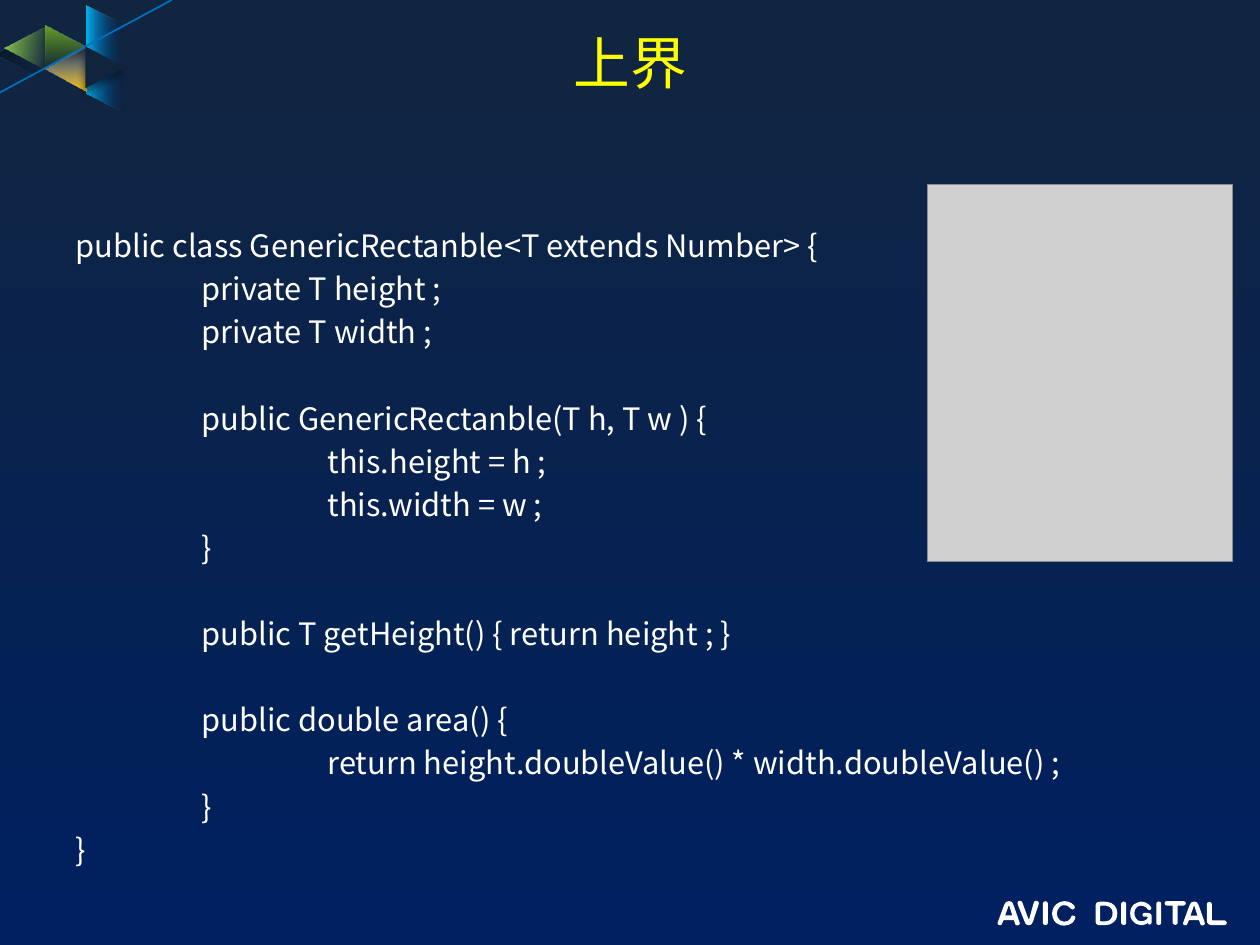
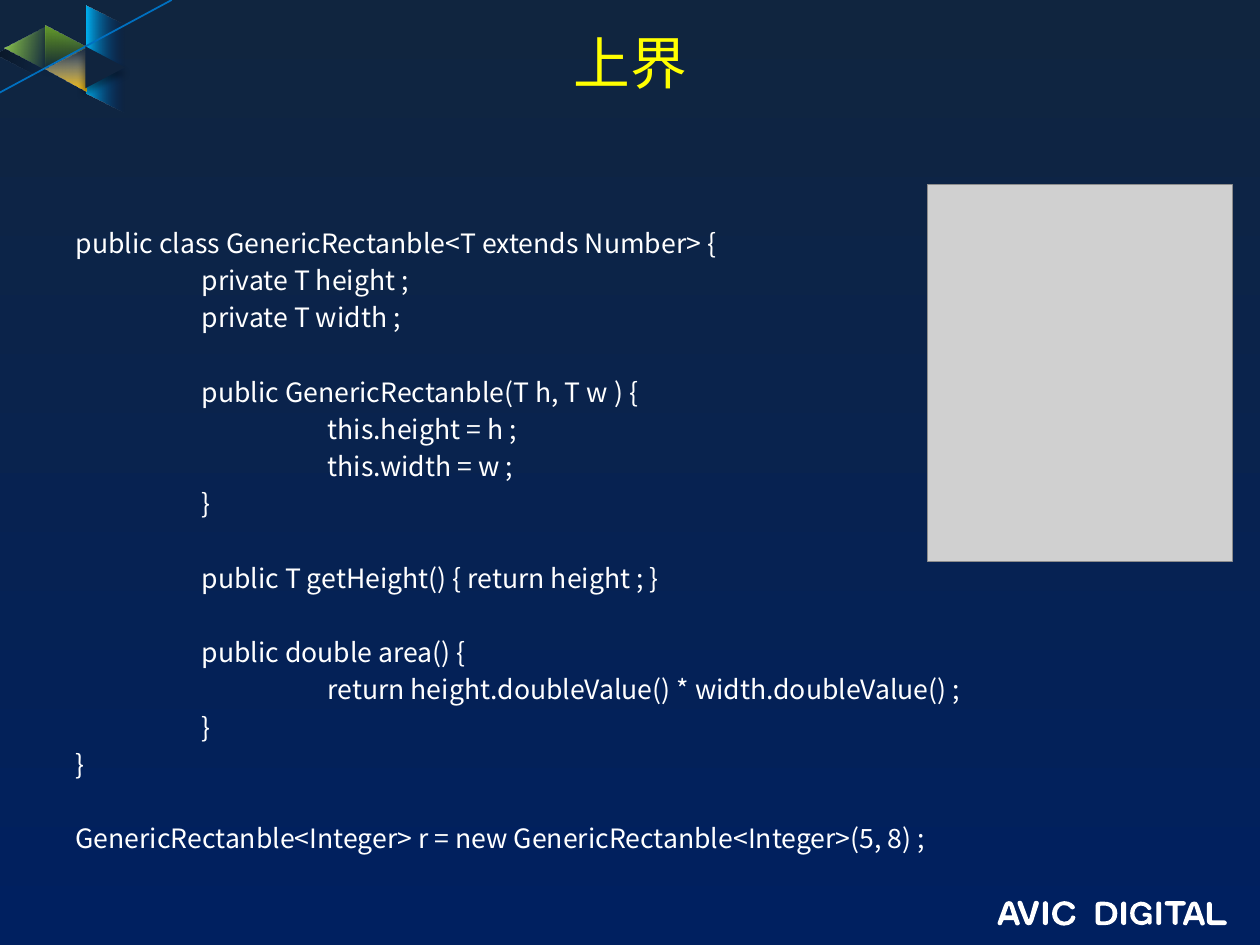
Before and after one commit to guofengzh/java-way, a slide deck: slide 7 of java/docs/07-java-泛型.pptx. Drawn at 1260x945 pixels with LibreOffice and Linux fonts; fonts in the diff are those of the drawing; grey boxes stand for pictures; background and template pictures are left out. Boxes give left, top, right and bottom in pixels: in the first picture for what was removed or moved away, otherwise in the second. Text is boxed around its words. In the diff, an @@ line names an element or a change of style, - is before the commit and + after.

```diff
--- a/java/docs/07-java-泛型.pptx
+++ b/java/docs/07-java-泛型.pptx
@@ text at (76, 232, 947, 706): size 17.6 to 15.2 pt in "public class GenericRectanble<T extends Number> {", "private T height ;", "private T width ;", "public GenericRectanble(T h, T w ) {" and 8 more places @@
@@ text at (76, 826, 912, 855): paragraph added @@
+GenericRectanble<Integer> r = new GenericRectanble<Integer>(5, 8) ;
```
Also in this commit, not shown: 2 other slides changed.
